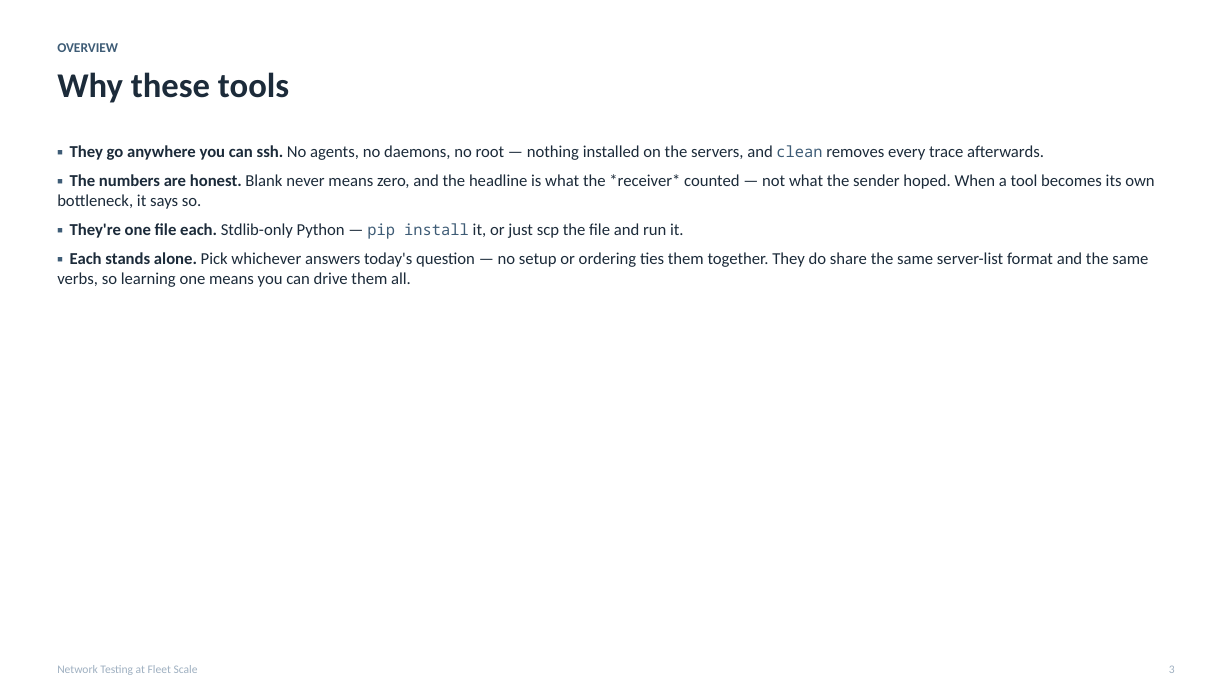
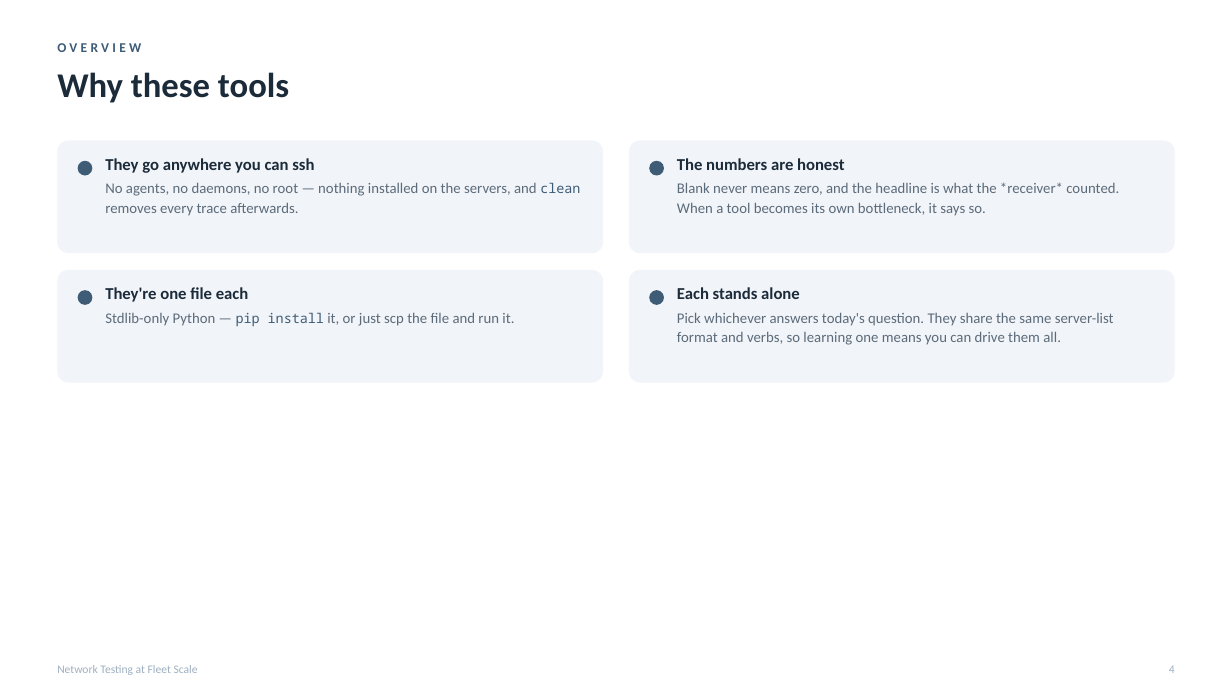
Before and after one commit to MartinGallagher-code/presentations, a slide deck: slide 4 of network-testing/network_testing.pptx (slide 3 before the commit). Drawn at 1232x693 pixels with LibreOffice and Linux fonts; fonts in the diff are those of the drawing. Boxes give left, top, right and bottom in pixels: in the first picture for what was removed or moved away, otherwise in the second. Text is boxed around its words. In the diff, an @@ line names an element or a change of style, - is before the commit and + after.

```diff
--- a/network-testing/network_testing.pptx
+++ b/network-testing/network_testing.pptx
@@ text "OVERVIEW" at (x1=57, y1=43, x2=141, y2=52): letter spacing 0 to 2.6 pt @@
@@ text removed at (x1=57, y1=145, x2=1154, y2=287) @@
-▪ They go anywhere you can ssh. No agents, no daemons, no root — nothing installed on the servers, and clean removes every trace afterwards.
-▪ The numbers are honest. Blank never means zero, and the headline is what the *receiver* counted — not what the sender hoped. When a tool becomes its own bottleneck, it says so.
-▪ They're one file each. Stdlib-only Python — pip install it, or just scp the file and run it.
-▪ Each stands alone. Pick whichever answers today's question — no setup or ordering ties them together. They do share the same server-list format and the same verbs, so learning one means you can drive them all.
@@ rounded rectangle added at (x1=57, y1=140, x2=604, y2=253), fill #F1F4F8 @@
@@ rounded rectangle added at (x1=629, y1=140, x2=1176, y2=253), fill #F1F4F8 @@
@@ ellipse added at (x1=78, y1=161, x2=92, y2=176), fill #3E5C76 @@
@@ text added at (x1=105, y1=158, x2=580, y2=216), 11.5 pt, text #5C6B7A @@
+They go anywhere you can ssh
+No agents, no daemons, no root — nothing installed on the servers, and clean removes every trace afterwards.
@@ ellipse added at (x1=650, y1=161, x2=665, y2=176), fill #3E5C76 @@
@@ text added at (x1=677, y1=158, x2=1119, y2=215), 11.5 pt, text #5C6B7A @@
+The numbers are honest
+Blank never means zero, and the headline is what the *receiver* counted. When a tool becomes its own bottleneck, it says so.
@@ rounded rectangle added at (x1=57, y1=270, x2=604, y2=383), fill #F1F4F8 @@
@@ ellipse added at (x1=78, y1=290, x2=92, y2=305), fill #3E5C76 @@
@@ text added at (x1=105, y1=287, x2=514, y2=326), 11.5 pt, text #5C6B7A @@
+They're one file each
+Stdlib-only Python — pip install it, or just scp the file and run it.
@@ rounded rectangle added at (x1=629, y1=270, x2=1176, y2=383), fill #F1F4F8 @@
@@ ellipse added at (x1=650, y1=290, x2=665, y2=305), fill #3E5C76 @@
@@ text added at (x1=677, y1=287, x2=1114, y2=345), 11.5 pt, text #5C6B7A @@
+Each stands alone
+Pick whichever answers today's question. They share the same server-list format and verbs, so learning one means you can drive them all.
@@ text at (x1=1169, y1=666, x2=1175, y2=673): text changed @@
-3
+4
```
Also in this commit, not shown: 33 other slides changed, 1 slide added, 2 other files.
